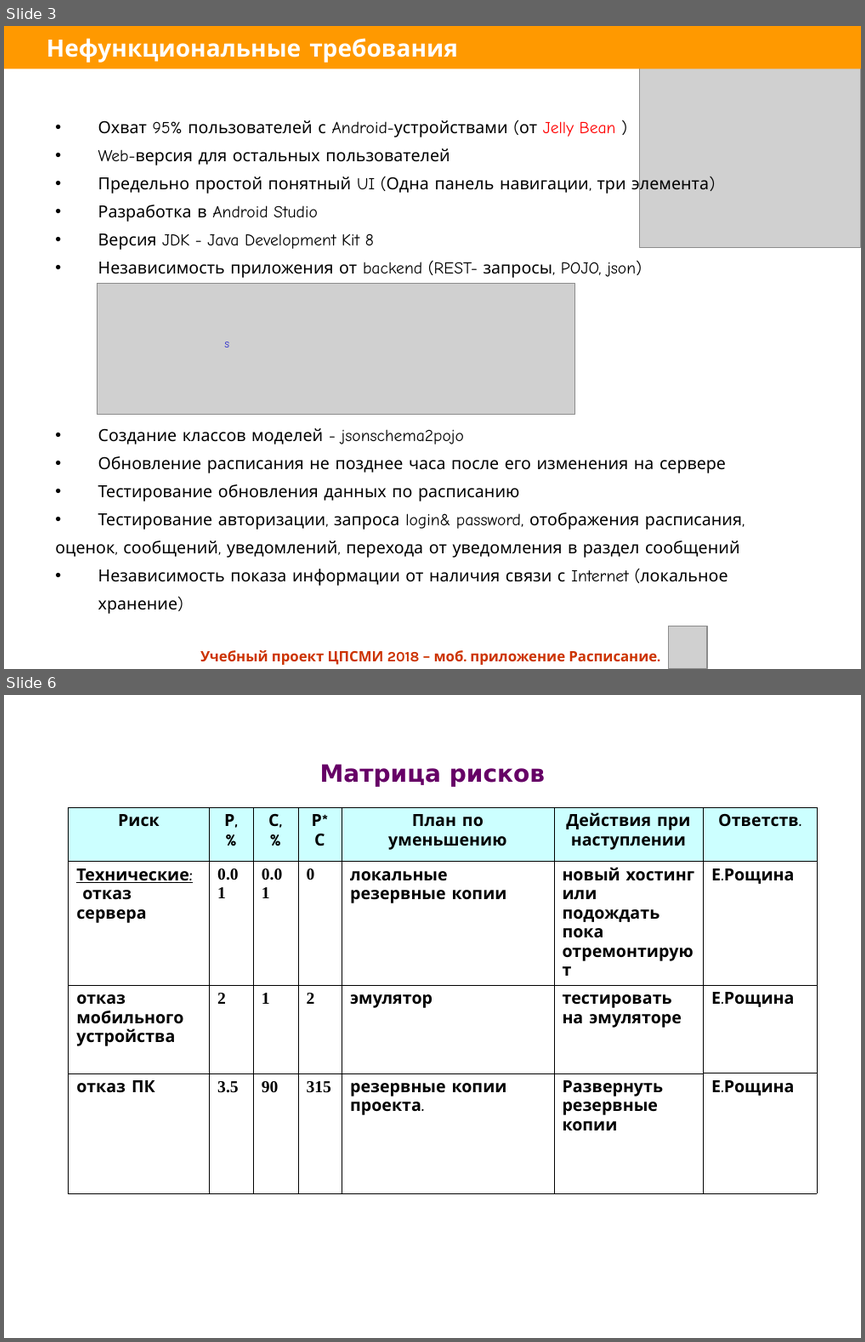
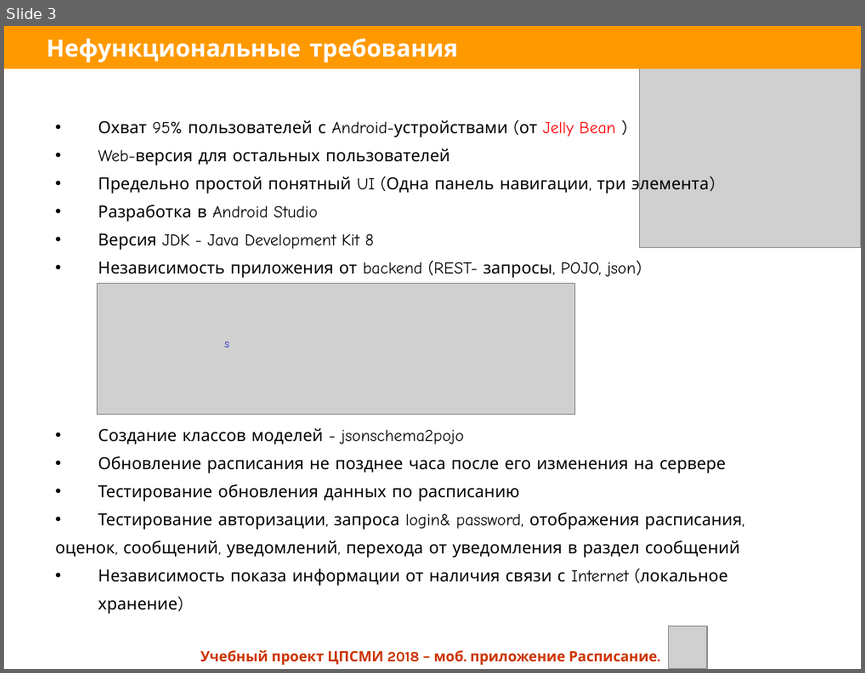
Before and after one commit to elena-roshchina/schedule-cpsmi, a slide deck: Itinerary2.ppt. Shown one above the other, each under a label of ours: slides 3 and 6 before the commit, slide 3 after it; the slides between them are not shown. The pictures are 865x1342 and 865x673 pixels, drawn with LibreOffice and Linux fonts; fonts in the diff are those of the drawing; grey boxes stand for pictures. Boxes give left, top, right and bottom in pixels: in the first picture for what was removed or moved away, otherwise in the second. Text is boxed around its words. In the diff, an @@ line names an element or a change of style, - is before the commit and + after.

```diff
--- a/Itinerary2.ppt
+++ b/Itinerary2.ppt
@@ slide 6 removed at (x1=4, y1=695, x2=861, y2=1338), background #FFFFFF @@
@@ title removed at (x1=320, y1=764, x2=545, y2=787) @@
-Матрица рисков
@@ table removed at (x1=69, y1=807, x2=817, y2=1158), 4 rows, 7 columns @@
-Риск | Р, % | С, % | Р*С | План по уменьшению | Действия при наступлении | Ответств.
-Технические: / отказ сервера | 0.01 | 0.01 | 0 | локальные резервные копии | новый хостинг или подождать пока отремонтируют | Е.Рощина
-отказ мобильного устройства | 2 | 1 | 2 | эмулятор | тестировать на эмуляторе | Е.Рощина
-отказ ПК | 3.5 | 90 | 315 | резервные копии проекта. | Развернуть резервные копии | Е.Рощина
```
Also in this commit, not shown: 3 slides changed, 4 slides added, 4 other slides removed.
